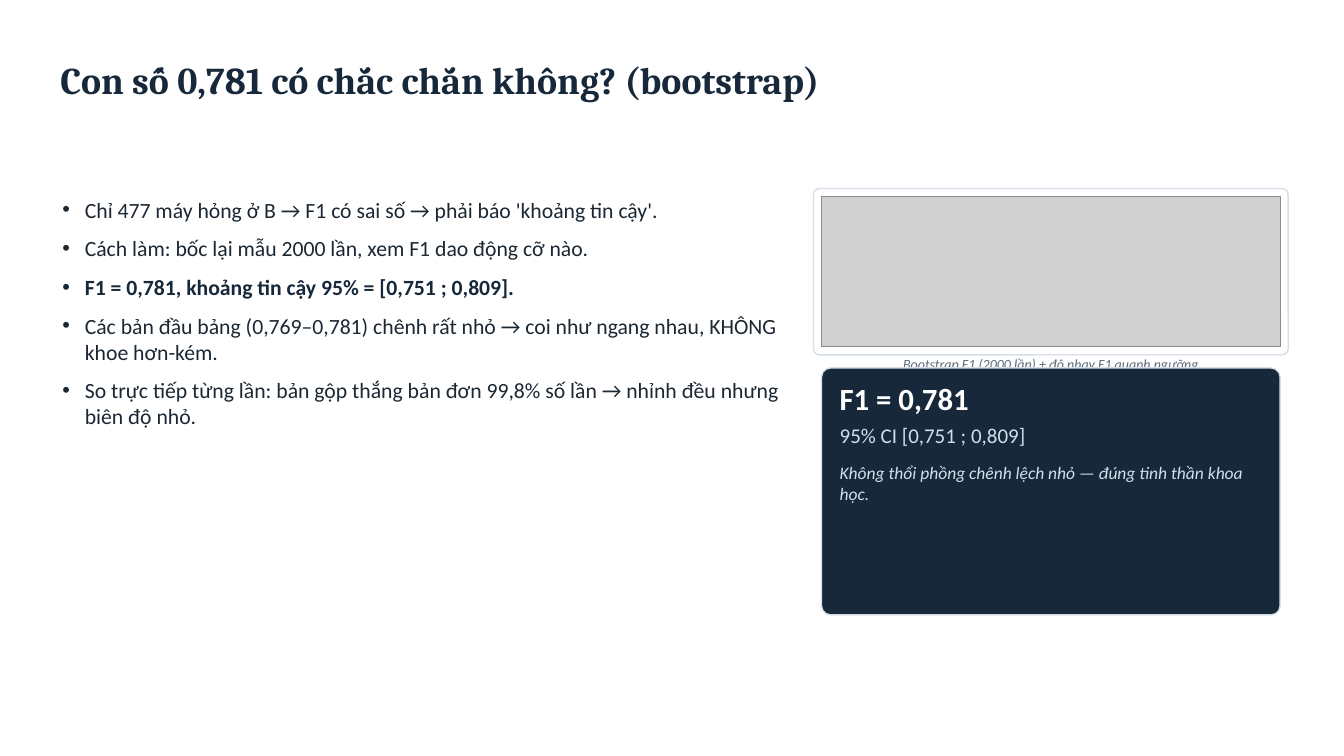
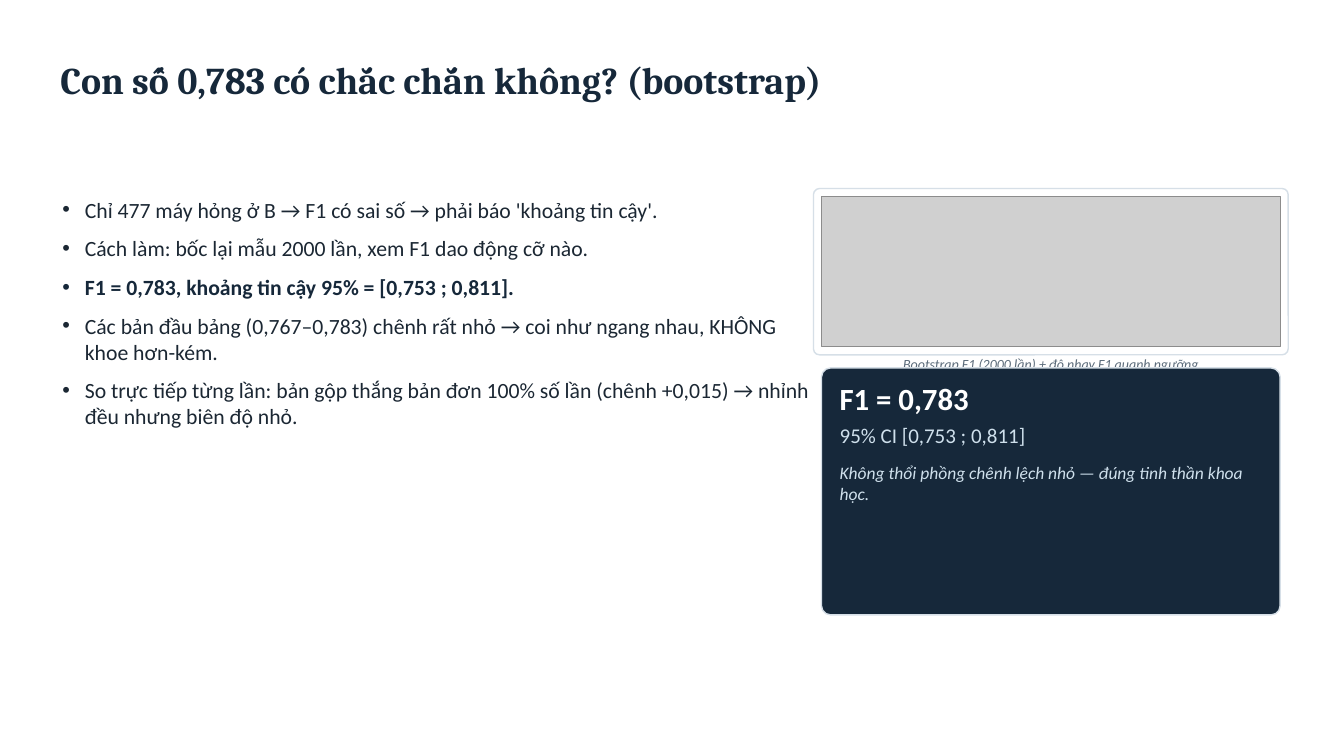
Before and after one commit to tuanhuu3264/MasterDegree_ML_GroupProject, a slide deck: slide 23 of bai_tap_cuoi_khoa/bao_cao/SLIDE_THUYET_TRINH_v6.pptx. Drawn at 1344x756 pixels with LibreOffice and Linux fonts; fonts in the diff are those of the drawing; grey boxes stand for pictures. Boxes give left, top, right and bottom in pixels: in the first picture for what was removed or moved away, otherwise in the second. Text is boxed around its words. In the diff, an @@ line names an element or a change of style, - is before the commit and + after.

```diff
--- a/bai_tap_cuoi_khoa/bao_cao/SLIDE_THUYET_TRINH_v6.pptx
+++ b/bai_tap_cuoi_khoa/bao_cao/SLIDE_THUYET_TRINH_v6.pptx
@@ text at [60,66,822,103]: text changed @@
-Con số 0,781 có chắc chắn không? (bootstrap)
+Con số 0,783 có chắc chắn không? (bootstrap)
@@ text at [85,279,809,428]: text changed @@
-• F1 = 0,781, khoảng tin cậy 95% = [0,751 ; 0,809].
-• Các bản đầu bảng (0,769–0,781) chênh rất nhỏ → coi như ngang nhau, KHÔNG khoe hơn-kém.
-• So trực tiếp từng lần: bản gộp thắng bản đơn 99,8% số lần → nhỉnh đều nhưng biên độ nhỏ.
+• F1 = 0,783, khoảng tin cậy 95% = [0,753 ; 0,811].
+• Các bản đầu bảng (0,767–0,783) chênh rất nhỏ → coi như ngang nhau, KHÔNG khoe hơn-kém.
+• So trực tiếp từng lần: bản gộp thắng bản đơn 100% số lần (chênh +0,015) → nhỉnh đều nhưng biên độ nhỏ.
@@ text at [840,388,1025,446]: text changed @@
-F1 = 0,781
-95% CI [0,751 ; 0,809]
+F1 = 0,783
+95% CI [0,753 ; 0,811]
```
Also in this commit, not shown: 14 other slides changed, 22 other files.
